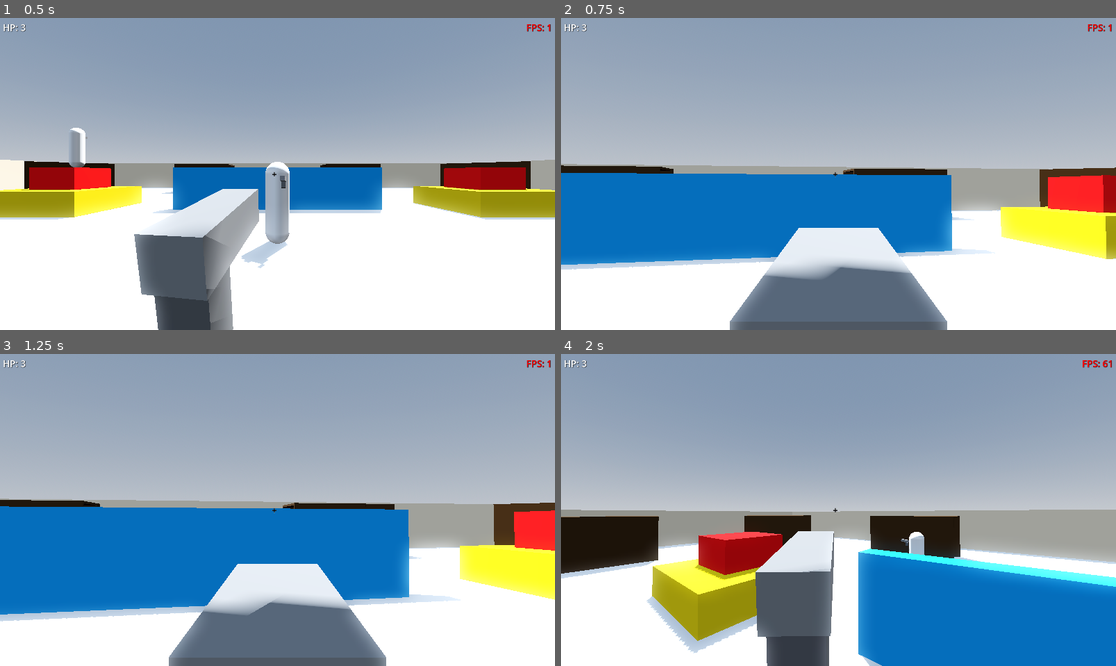
Above: before the commit, frames 1-4 (two rows, left to right).
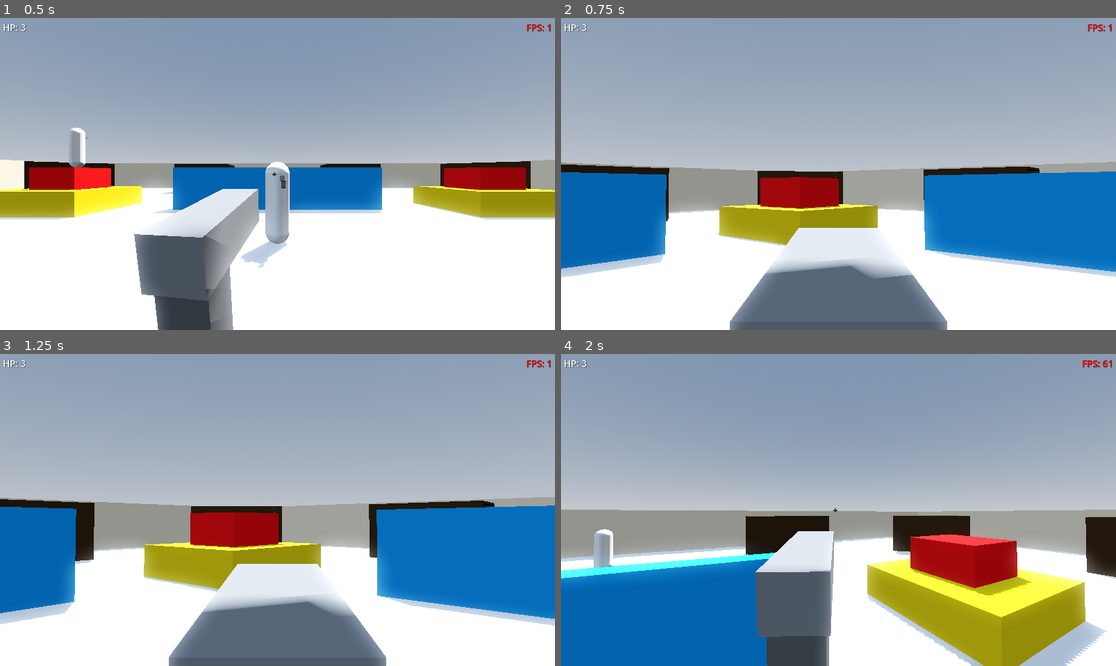
Above: after the commit, the same moments.

Repository: mrjuan1/fps-test
Game: Godot game, scene res://TestScene.tscn
Same seed, same stepped clock (60 frames per second), same inputs: the game is played once before the commit and once after it.
Inputs (mouse positions are in pixels of both pictures, inside the frame that each line leads up to):
- Up to frame 1 (0.5 s): no input
- Up to frame 2 (0.75 s): move the mouse to (866, 174) at 0.52 s; hold Up (up) from 0.53 s (still down); hold Right mouse button (aim) from 0.53 s (still down)
- Up to frame 3 (1.25 s): keep holding Up (up); keep holding Right mouse button (aim); tap Ctrl (jump) at 0.77 s; click (305, 510) at 0.8 s
- Up to frame 4 (2 s): keep holding Up (up); move the mouse to (810, 510) at 1.27 s; release Right mouse button (aim) at 1.28 s; click (810, 510) at 1.35 s; tap Ctrl (jump) at 1.52 s; right-click (810, 510) at 1.55 s

Frame 1 is identical in both runs. In frame 2, 23% of the frame differs, in the area x 0-100%, y 46-84%; in frame 3, 27%; in frame 4, 35%, in the area x 0-100%, y 49-100%.

Commit message:
Upgrade to Godot 4.4, slow down camera rotation speed and update readme

Diff:
--- a/Objects/Player.gd
+++ b/Objects/Player.gd
@@ -6,7 +6,7 @@
 const HALF_PI: float = PI / 2.0
 const SPEED: float = 500.0
 const JUMP_VELOCITY: float = 4.5
-const PLAYER_ROTATION_SPEED: float = 1.0
+const PLAYER_ROTATION_SPEED: float = 0.5
 const CAMERA_TILT_SPEED: float = 0.5
 
 var mouse_relative: Vector2 = Vector2.ZERO
--- a/Objects/Player.tscn
+++ b/Objects/Player.tscn
@@ -77,7 +77,7 @@
 
 [sub_resource type="AnimationLibrary" id="AnimationLibrary_j2pya"]
 _data = {
-"RESET": SubResource("Animation_00lrl")
+&"RESET": SubResource("Animation_00lrl")
 }
 
 [sub_resource type="Animation" id="Animation_1rcxc"]
@@ -329,11 +329,11 @@
 
 [sub_resource type="AnimationLibrary" id="AnimationLibrary_8o1n0"]
 _data = {
-"aim-shoot": SubResource("Animation_1rcxc"),
-"aiming": SubResource("Animation_vo7bl"),
-"idle": SubResource("Animation_u5ixh"),
-"moving": SubResource("Animation_mfys8"),
-"shoot": SubResource("Animation_5sqfk")
+&"aim-shoot": SubResource("Animation_1rcxc"),
+&"aiming": SubResource("Animation_vo7bl"),
+&"idle": SubResource("Animation_u5ixh"),
+&"moving": SubResource("Animation_mfys8"),
+&"shoot": SubResource("Animation_5sqfk")
 }
 
 [sub_resource type="AnimationNodeAnimation" id="AnimationNodeAnimation_pikx1"]
--- a/project.godot
+++ b/project.godot
@@ -15,7 +15,7 @@
 config/version="0.0.1"
 config/tags=PackedStringArray("test")
 run/main_scene="res://TestScene.tscn"
-config/features=PackedStringArray("4.2", "Forward Plus")
+config/features=PackedStringArray("4.4", "Forward Plus")
 config/icon="res://icon.svg"
 
 [compression]
@@ -58,32 +58,32 @@
 
 up={
 "deadzone": 0.5,
-"events": [Object(InputEventKey,"resource_local_to_scene":fa …(175 unchanged characters)… ode":4194320,"key_label":0,"unicode":0,"echo":false,"script":null)
-, Object(InputEventKey,"resource_local_to_scene":false,"reso …(163 unchanged characters)… eycode":87,"key_label":0,"unicode":119,"echo":false,"script":null)
+"events": [Object(InputEventKey,"resource_local_to_scene":fa …(175 unchanged characters)… ode":4194320,"key_label":0,"unicode":0,"location":0,"echo":false,"script":null)
+, Object(InputEventKey,"resource_local_to_scene":false,"reso …(163 unchanged characters)… eycode":87,"key_label":0,"unicode":119,"location":0,"echo":false,"script":null)
 ]
 }
 down={
 "deadzone": 0.5,
-"events": [Object(InputEventKey,"resource_local_to_scene":fa …(175 unchanged characters)… ode":4194322,"key_label":0,"unicode":0,"echo":false,"script":null)
-, Object(InputEventKey,"resource_local_to_scene":false,"reso …(163 unchanged characters)… eycode":83,"key_label":0,"unicode":115,"echo":false,"script":null)
+"events": [Object(InputEventKey,"resource_local_to_scene":fa …(175 unchanged characters)… ode":4194322,"key_label":0,"unicode":0,"location":0,"echo":false,"script":null)
+, Object(InputEventKey,"resource_local_to_scene":false,"reso …(163 unchanged characters)… eycode":83,"key_label":0,"unicode":115,"location":0,"echo":false,"script":null)
 ]
 }
 left={
 "deadzone": 0.5,
-"events": [Object(InputEventKey,"resource_local_to_scene":fa …(175 unchanged characters)… ode":4194319,"key_label":0,"unicode":0,"echo":false,"script":null)
-, Object(InputEventKey,"resource_local_to_scene":false,"reso …(162 unchanged characters)… keycode":65,"key_label":0,"unicode":97,"echo":false,"script":null)
+"events": [Object(InputEventKey,"resource_local_to_scene":fa …(175 unchanged characters)… ode":4194319,"key_label":0,"unicode":0,"location":0,"echo":false,"script":null)
+, Object(InputEventKey,"resource_local_to_scene":false,"reso …(162 unchanged characters)… keycode":65,"key_label":0,"unicode":97,"location":0,"echo":false,"script":null)
 ]
 }
 right={
 "deadzone": 0.5,
-"events": [Object(InputEventKey,"resource_local_to_scene":fa …(175 unchanged characters)… ode":4194321,"key_label":0,"unicode":0,"echo":false,"script":null)
-, Object(InputEventKey,"resource_local_to_scene":false,"reso …(163 unchanged characters)… eycode":68,"key_label":0,"unicode":100,"echo":false,"script":null)
+"events": [Object(InputEventKey,"resource_local_to_scene":fa …(175 unchanged characters)… ode":4194321,"key_label":0,"unicode":0,"location":0,"echo":false,"script":null)
+, Object(InputEventKey,"resource_local_to_scene":false,"reso …(163 unchanged characters)… eycode":68,"key_label":0,"unicode":100,"location":0,"echo":false,"script":null)
 ]
 }
 jump={
 "deadzone": 0.5,
-"events": [Object(InputEventKey,"resource_local_to_scene":fa …(175 unchanged characters)… ode":4194326,"key_label":0,"unicode":0,"echo":false,"script":null)
-, Object(InputEventKey,"resource_local_to_scene":false,"reso …(162 unchanged characters)… keycode":32,"key_label":0,"unicode":32,"echo":false,"script":null)
+"events": [Object(InputEventKey,"resource_local_to_scene":fa …(175 unchanged characters)… ode":4194326,"key_label":0,"unicode":0,"location":0,"echo":false,"script":null)
+, Object(InputEventKey,"resource_local_to_scene":false,"reso …(162 unchanged characters)… keycode":32,"key_label":0,"unicode":32,"location":0,"echo":false,"script":null)
 ]
 }
 aim={
Not shown, added: FPSLabel.gd.uid
Not shown, added: Objects/Player.gd.uid
Not shown: 1 places in Objects/Player.tscn that only renumber resources
Not shown, added: Objects/RigidGun.gd.uid
Not shown: 1 places in Objects/RigidPlayer.tscn that only renumber resources
Not shown, added: TestScene.gd.uid
Not shown: 1 places in TestScene.tscn that only renumber resources
Not shown, changed: README.md
